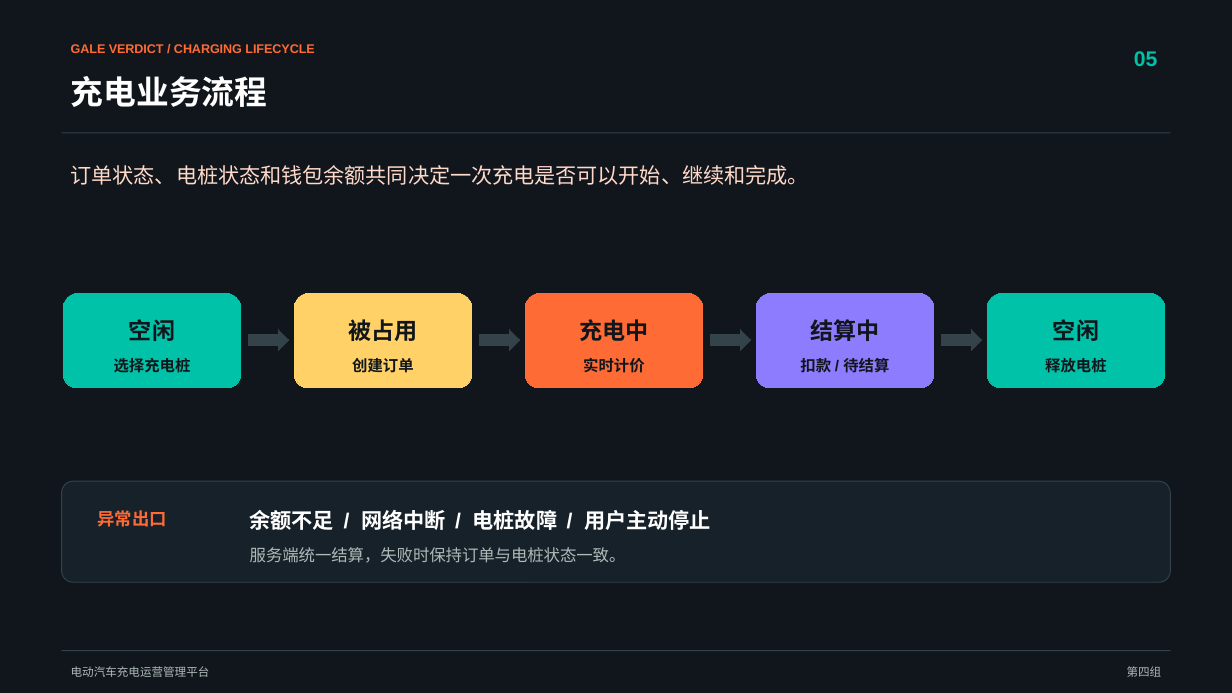
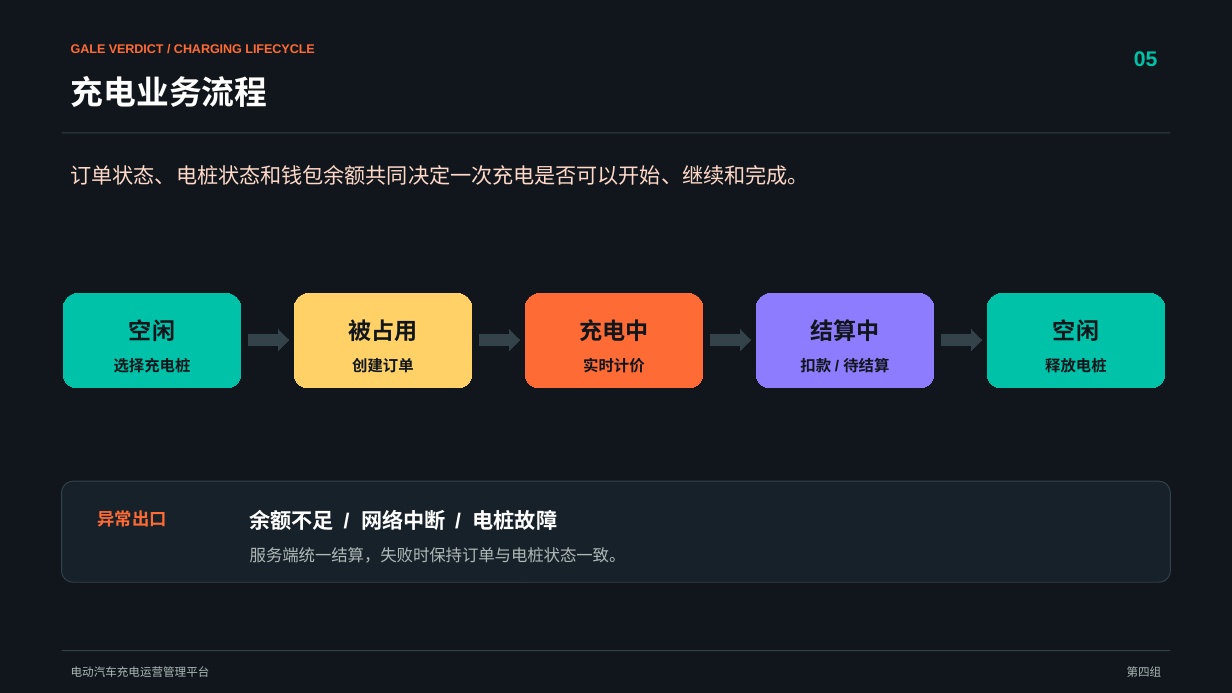
Before and after one commit to Gale-Verdict/Gale-Verdict-software-developing, a slide deck: slide 5 of 项目路演ppt-第四组2.0.pptx (slide 4 before the commit). Drawn at 1232x693 pixels with LibreOffice and Linux fonts; fonts in the diff are those of the drawing. Boxes give left, top, right and bottom in pixels: in the first picture for what was removed or moved away, otherwise in the second. Text is boxed around its words. In the diff, an @@ line names an element or a change of style, - is before the commit and + after.

```diff
--- a/项目路演ppt-第四组2.0.pptx
+++ b/项目路演ppt-第四组2.0.pptx
@@ text at (250,510,557,530): text changed @@
-余额不足 / 网络中断 / 电桩故障 / 用户主动停止
+余额不足 / 网络中断 / 电桩故障
```
Also in this commit, not shown: 3 other slides changed, 3 other files.
